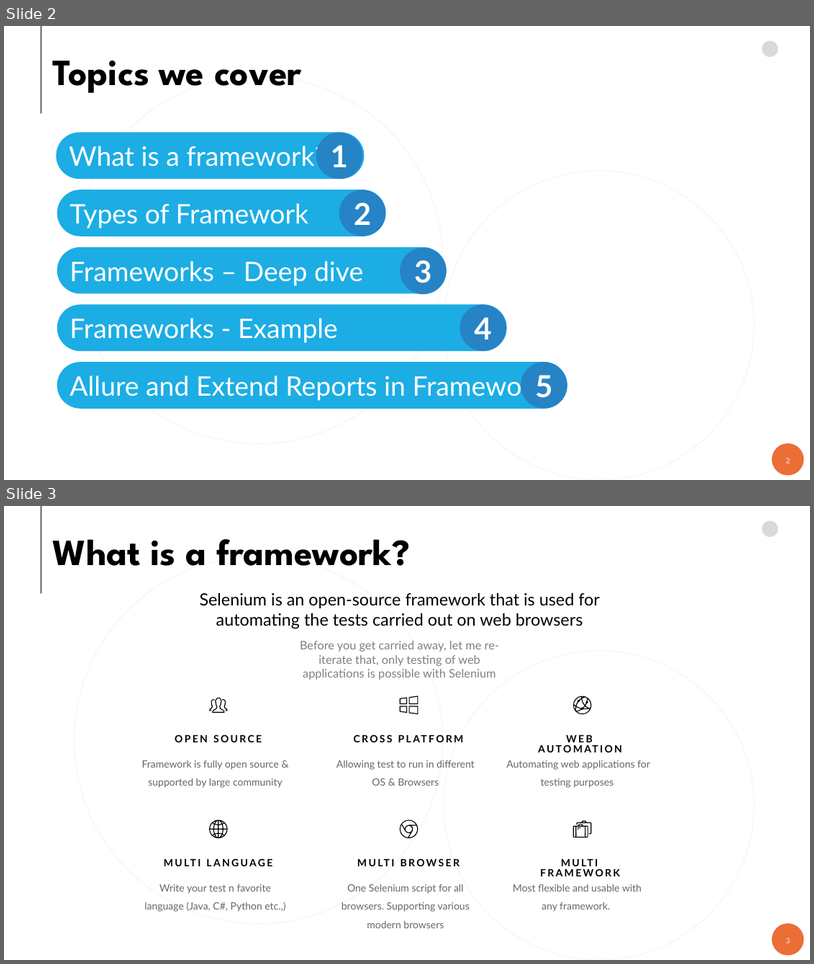
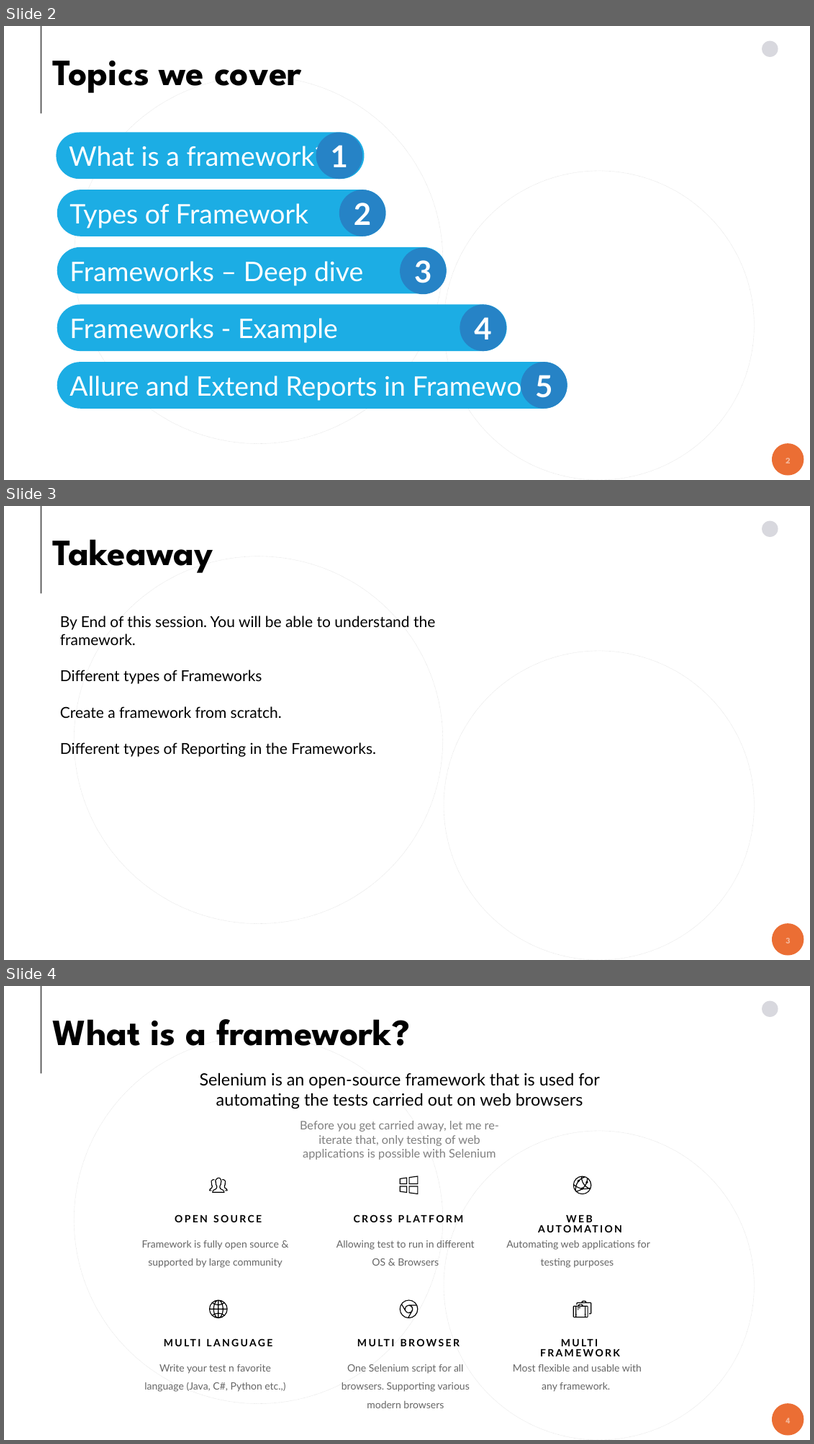
Before and after one commit to ashwinbalajiks/pragra-docs, a slide deck: TestAutomationFramework/TestingAutomationFramework.pptx. Shown one above the other, each under a label of ours: slides 2 and 3 before the commit, slides 2, 3 and 4 after it. The pictures are 814x964 and 814x1444 pixels, drawn with LibreOffice and Linux fonts; fonts in the diff are those of the drawing; background and template pictures are left out. Boxes give left, top, right and bottom in pixels: in the first picture for what was removed or moved away, otherwise in the second. Text is boxed around its words. In the diff, an @@ line names an element or a change of style, - is before the commit and + after.

Commit message:
Update Test Automation frameworks deck

```diff
--- a/TestAutomationFramework/TestingAutomationFramework.pptx
+++ b/TestAutomationFramework/TestingAutomationFramework.pptx
@@ slide 3 added at <box>4,506,810,960</box>, background #FFFFFF; not listed: 6 template elements that a slide beside it also shows @@
@@ title added at <box>52,539,213,573</box>, 44 pt, text #000000, bold @@
+Takeaway
@@ text added at <box>60,615,435,757</box>, 18 pt, text #000000 @@
+By End of this session. You will be able to understand the framework.
+Different types of Frameworks
+Create a framework from scratch.
+Different types of Reporting in the Frameworks.
@@ what was slide 3 is now slide 4 @@
@@ page number at <box>786,1417,790,1423</box>: text changed @@
-3
+4
```
Also in this commit, not shown: 7 other slides added.
